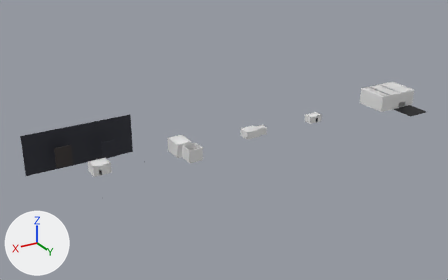
The Blender file art/blend/Maps_Sets.blend: old version first, new version second.
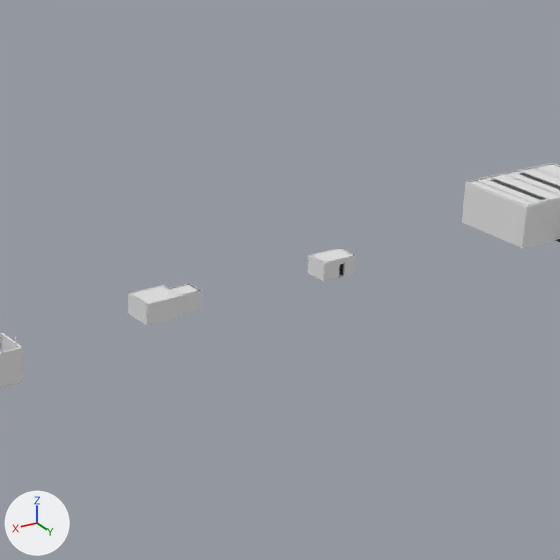
Old and new are each drawn whole from a camera (50 mm lens) standing at (243.0, 726.0, 367.0) and looking at (-204.0, -18.0, -5.0) and again close up on the part from 43% to 88% of the width and 8% to 80% of the height. Every picture has the same lights, and +X, +Y and +Z are marked at lower left. The older version's two pictures come first.

The first close-up shows 'Map_Sets_BrickRed_1', 'Map_Sets_ConcreteDark_1', 'Map_Sets_DarkMetal_1' and 5 more.
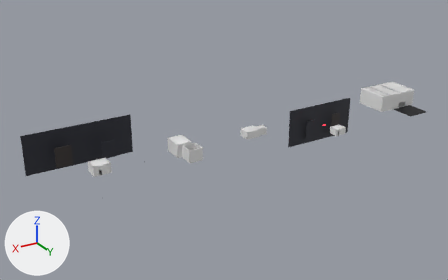
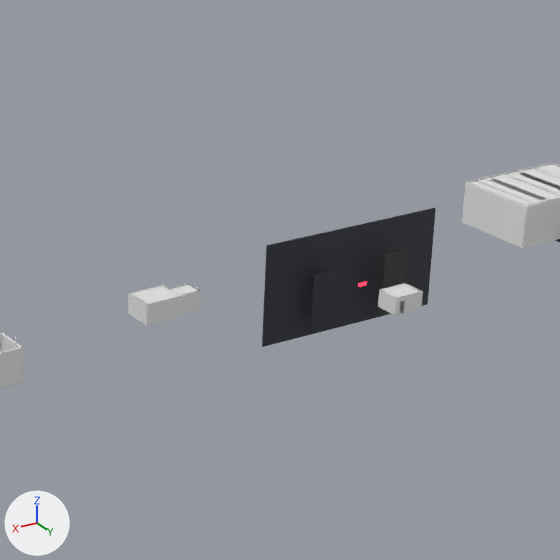
Where the newer file only moved an object's origin or applied its transform, the numbers keep the older frame.

Location of each change, [x1, y1, x2, y2] in pixels of the close-ups (560 x 560 px):
'Map_Sets_CityFacade_1', reshaped (not visible before): after [262, 208, 436, 347]
'Map_Sets_CityFacadeWarm_1', reshaped (not visible before): after [380, 250, 407, 314]
'Map_Sets_CeilingPlasterDark_1', added: after [381, 284, 421, 298]
part 1 of me_map_sets_cityfacade_1, added: after [262, 245, 268, 347]
part 2 of me_map_sets_cityfacade_1, added: after [263, 208, 436, 347]
part 4 of me_map_sets_concretedark_1, added: after [396, 298, 400, 315]
part 5 of me_map_sets_concretedark_1, added: after [378, 290, 396, 315]
part 6 of me_map_sets_concretedark_1, added: after [379, 283, 423, 313]

Edits to the bpy script that builds the scene:
```text
Add mat_m_ceilingplasterdark:
    mat_m_ceilingplasterdark = principled_material('M_CeilingPlasterDark')
    mat_m_ceilingplasterdark.base_color = (0.8, 0.8, 0.8)  # white #e7e7e7
Change me_map_sets_cityfacade_1:
    used by ob_map_sets_cityfacade_1; location = (0.0, -67.5, 10.0)
    remove me_map_sets_cityfacade_1.from_pydata(...)  # 48 vertices, 24 faces; spans x -80.0..80.0, y -13.0..13.0, z -30.0..30.0
    add me_map_sets_cityfacade_1.from_pydata(...)  # 96 vertices, 48 faces; spans x -420.0..80.0, y -13.0..93.0, z -36.0..30.0
    me_map_sets_cityfacade_1 part 1: the loose piece of 4 vertices spanning x -80.0, y -13.0..-12.0, z -30.0..30.0 is copied, and the copy is moved by (-220.0, 97.0, -6.0); it spans x -300.0, y 84.0..85.0, z -36.0..24.0
    me_map_sets_cityfacade_1 part 2: 32 vertices added at x -420.0..-300.0, y 84.0..93.0, z -36.0..24.0
    other edits to the shape of me_map_sets_cityfacade_1 do not show in these pictures
Change me_map_sets_cityfacadewarm_1:
    used by ob_map_sets_cityfacadewarm_1; location = (30.0, -60.0, 6.0)
    remove me_map_sets_cityfacadewarm_1.from_pydata(...)  # 24 vertices, 12 faces; spans x -12.0..12.0, y -0.5..0.5, z -15.0..15.0
    add me_map_sets_cityfacadewarm_1.from_pydata(...)  # 48 vertices, 24 faces; spans x -420.0..12.0, y -0.5..89.5, z -24.0..15.0
    me_map_sets_cityfacadewarm_1 part 3: 24 vertices added at x -420.0..-404.0, y 88.5..89.5, z -24.0..12.0
Change me_map_sets_concretedark_1:
    used by ob_map_sets_concretedark_1; location = (-272.0, 0.0, 13.0)
    remove me_map_sets_concretedark_1.from_pydata(...)  # 576 vertices, 288 faces; spans x -284.0..284.0, y -26.0..26.0, z -13.0..13.0
    add me_map_sets_concretedark_1.from_pydata(...)  # 728 vertices, 364 faces; spans x -284.0..284.0, y -26.0..68.0, z -13.0..13.0
    me_map_sets_concretedark_1 part 4: the loose piece of 4 vertices spanning x -78.0..-76.0, y 7.0, z -13.0..-2.0 is copied, and the copy is moved by (-3.0, 60.0, 0.0); it spans x -81.0..-79.0, y 68.0, z -13.0..-3.0
    me_map_sets_concretedark_1 part 5: the loose piece of 4 vertices spanning x -76.0, y -7.0..7.0, z -13.0..-2.0 is copied, and the copy is moved by (-2.0, 60.0, 0.0); it spans x -78.0, y 53.0..67.0, z -13.0..-3.0
    me_map_sets_concretedark_1 part 6: 56 vertices added at x -98.0..-79.0, y 52.0..68.0, z -13.0..-3.0
    other edits to the shape of me_map_sets_concretedark_1 do not show in these pictures
Add me_map_sets_ceilingplasterdark_1:
    me_map_sets_ceilingplasterdark_1.from_pydata([(9.0, -7.0, 0.0), (-9.0, -7.0, 0.0), (-9.0, 7.0, 0.0), (9.0, 7.0, 0.0)], [], [(0, 1, 2), (0, 2, 3)])
    me_map_sets_ceilingplasterdark_1.materials.append(mat_m_ceilingplasterdark)  # its picture is missing
Add ob_map_sets_ceilingplasterdark_1:
    ob_map_sets_ceilingplasterdark_1 = bpy.data.objects.new('Map_Sets_CeilingPlasterDark_1', me_map_sets_ceilingplasterdark_1)
    ob_map_sets_ceilingplasterdark_1.location = (-360.0, 60.0, 10.0)
```
